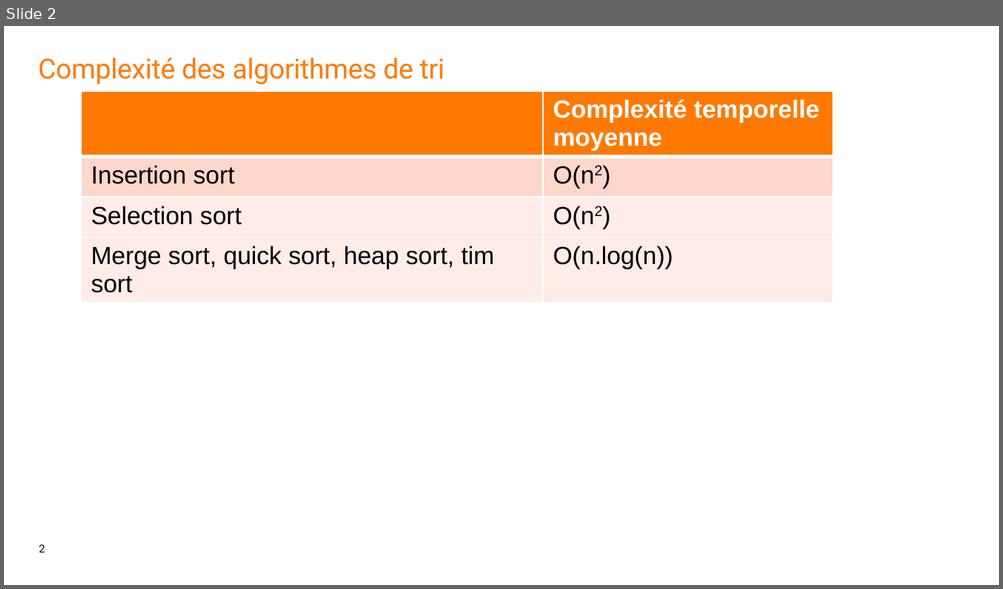
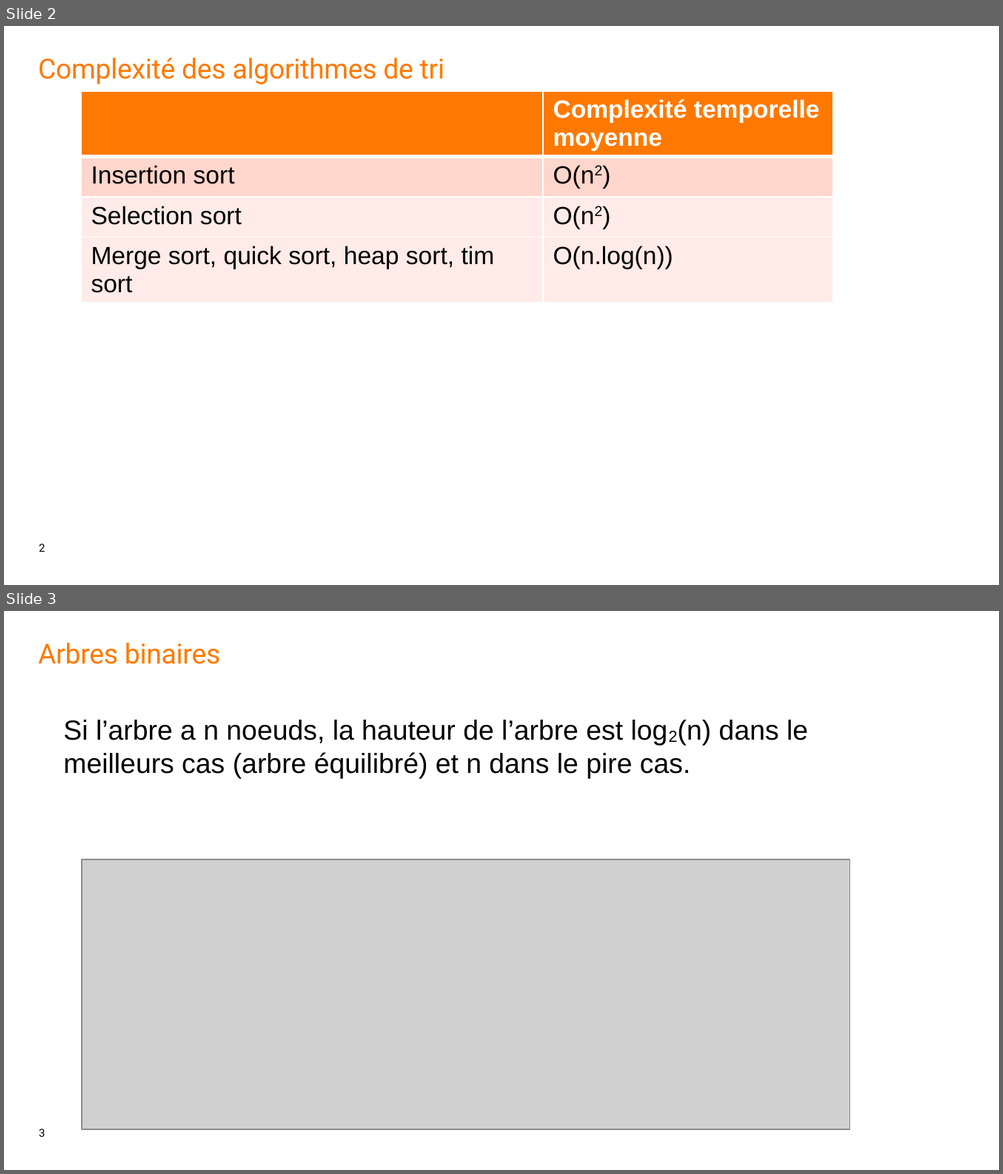
Before and after one commit to gelineau/cours-algo-bsi, a slide deck: 2023-2024/synthèses de cours/complexités.pptx. Shown one above the other, each under a label of ours: slide 2 before the commit, slides 2 and 3 after it. The pictures are 1003x589 and 1003x1174 pixels, drawn with LibreOffice and Linux fonts; fonts in the diff are those of the drawing; grey boxes stand for pictures. Boxes give left, top, right and bottom in pixels: in the first picture for what was removed or moved away, otherwise in the second. Text is boxed around its words. In the diff, an @@ line names an element or a change of style, - is before the commit and + after.

```diff
--- a/2023-2024/synthèses de cours/complexités.pptx
+++ b/2023-2024/synthèses de cours/complexités.pptx
@@ slide 3 added at <box>4,611,999,1170</box>, background #FFFFFF; not listed: 1 template element that a slide beside it also shows @@
@@ text added at <box>38,643,221,664</box>, 20 pt, text #FF7900 @@
+Arbres binaires
@@ text added at <box>63,720,808,778</box>, 20 pt, text #000000 @@
+Si l’arbre a n noeuds, la hauteur de l’arbre est log2(n) dans le meilleurs cas (arbre équilibré) et n dans le pire cas.
@@ picture added at <box>82,860,849,1130</box> @@
```
Also in this commit, not shown: 1 other file.
